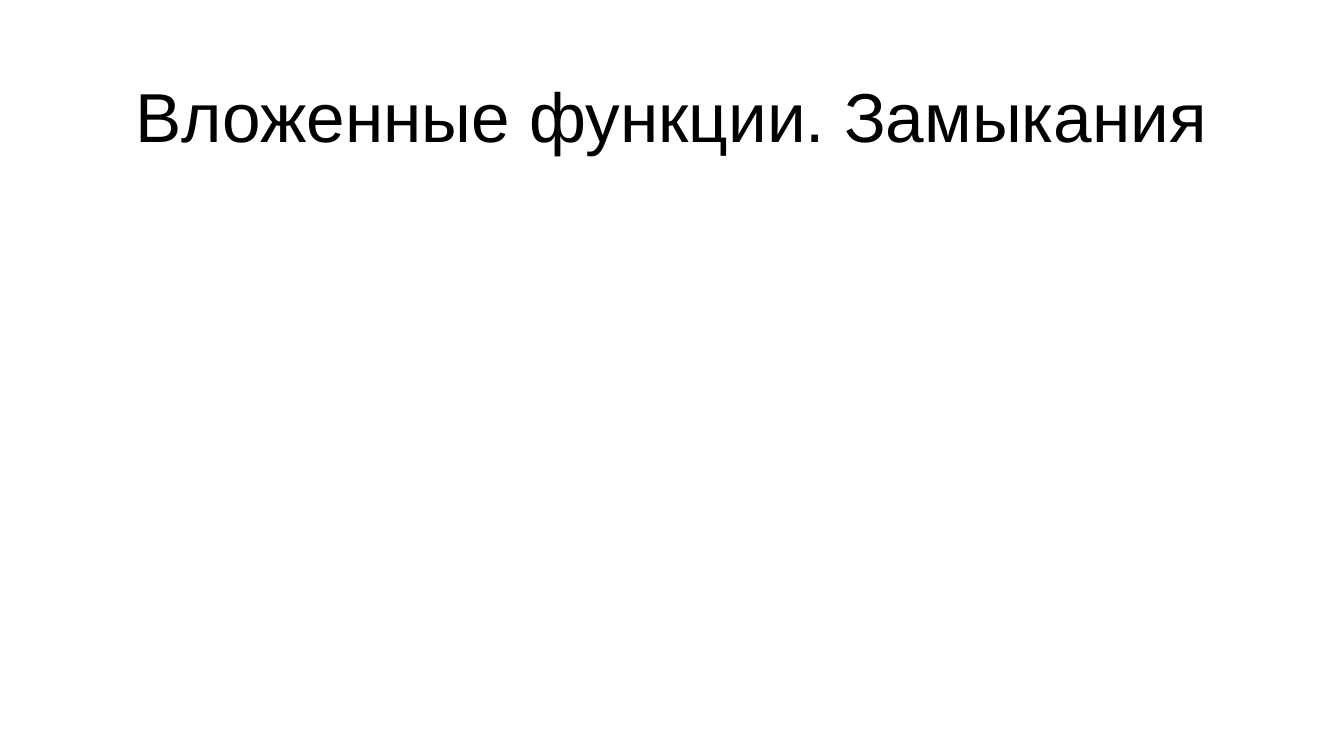
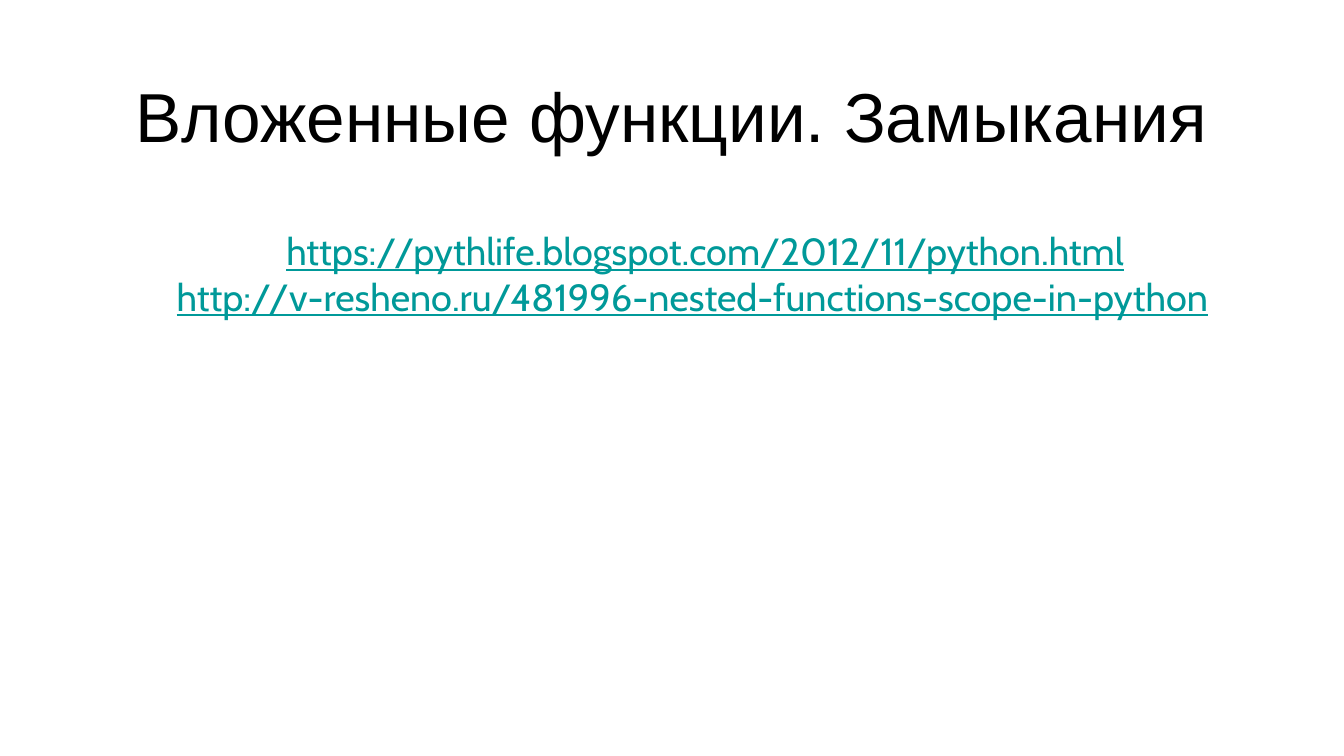
Before and after one commit to maxchv/LearnPython, a slide deck: slide 12 of week05/Lambda.pptx (slide 11 before the commit). Drawn at 1344x756 pixels with LibreOffice and Linux fonts; fonts in the diff are those of the drawing. Boxes give left, top, right and bottom in pixels: in the first picture for what was removed or moved away, otherwise in the second. Text is boxed around its words. In the diff, an @@ line names an element or a change of style, - is before the commit and + after.

```diff
--- a/week05/Lambda.pptx
+++ b/week05/Lambda.pptx
@@ text added at (177, 236, 1208, 320), 36 pt, text #009999, underline @@
+https://pythlife.blogspot.com/2012/11/python.html
+http://v-resheno.ru/481996-nested-functions-scope-in-python
```
Also in this commit, not shown: 1 slide added, 5 other files.
